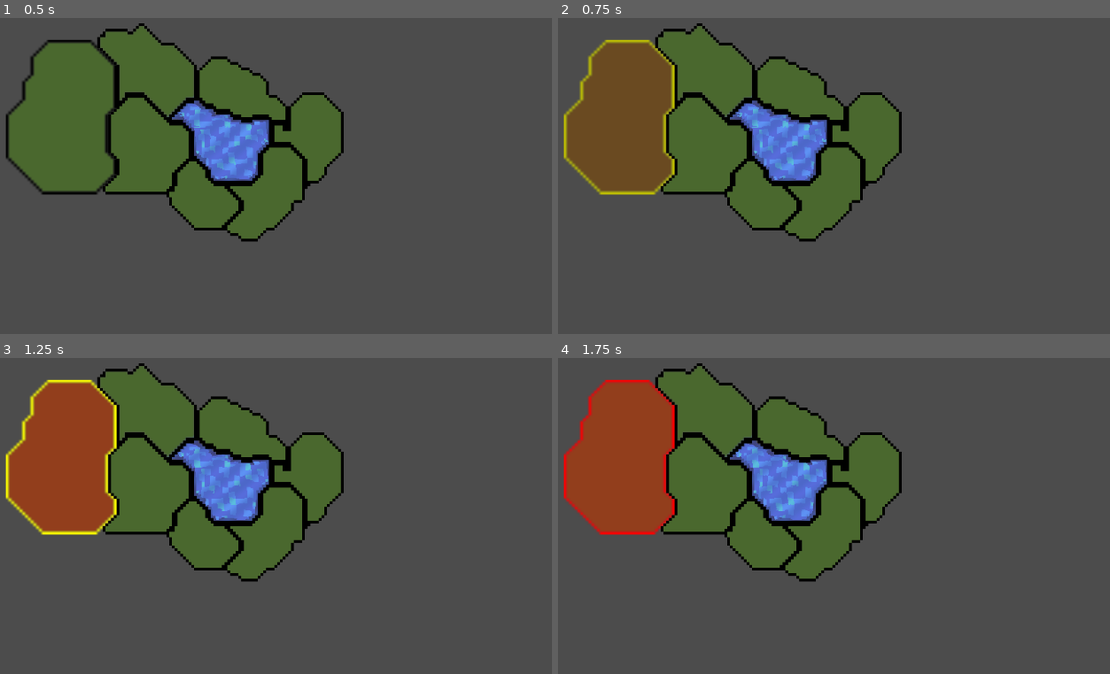
Above: before the commit, frames 1-4 (two rows, left to right).
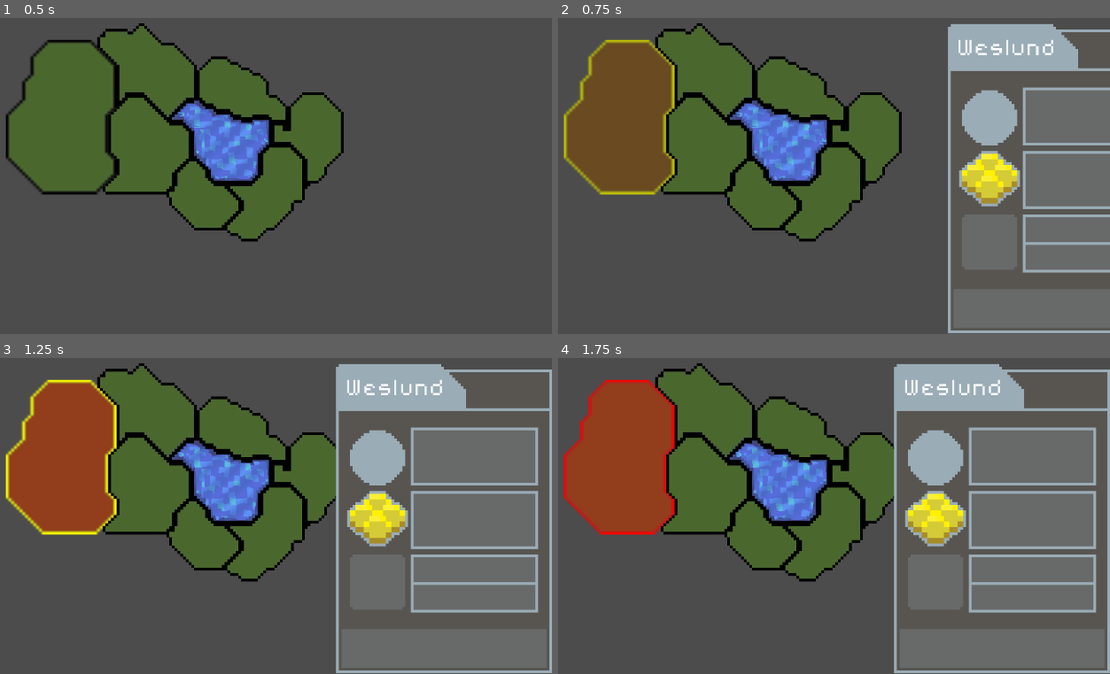
Above: after the commit, the same moments.

Repository: Raelr/StrategyGame
Game: Godot game, scene res://Scenes/World.tscn
Two runs of this game, one before a commit and one after it. Both use one fixed random seed, a clock stepped at 60 frames per second and the inputs below.
Inputs (mouse positions are in pixels of both pictures, inside the frame that each line leads up to):
- Up to frame 1 (0.5 s): no input
- Up to frame 2 (0.75 s): tap Enter at 0.5 s; move the mouse to (618, 115) at 0.52 s; press the mouse at (618, 115) at 0.53 s
- Up to frame 3 (1.25 s): right-click (60, 455) at 0.8 s
- Up to frame 4 (1.75 s): move the mouse to (922, 534) at 1.27 s; release the mouse at (922, 534) at 1.28 s; right-click (922, 534) at 1.35 s; click (922, 534) at 1.55 s

Frame 1 is identical in both runs. In frame 2, 21% of the frame differs, in the area x 70-100%, y 1-100%; in frame 3, 27%, in the area x 60-100%, y 1-100%; in frame 4, 27%.

Commit message:
Added code for opening the UI panel. Need to optimise code

Diff:
--- a/Scenes/World.tscn
+++ b/Scenes/World.tscn
@@ -222,6 +222,8 @@
 [node name="RegionPanel" parent="." instance=ExtResource( 25 )]
 position = Vector2( 666.998, 303.427 )
 visible_pos = Vector2( 588.241, 303.427 )
+invisible_pos = Vector2( 666.998, 303.427 )
+duration = 1.0
 
 [editable path="Water"]
 
--- a/Scripts/Region.gd
+++ b/Scripts/Region.gd
@@ -22,7 +22,7 @@
 				get_parent().populate_ui(region_name)
 				occupied_color = Color(1, 0, 0, 0.4)
 			elif Input.is_action_pressed("rmb"):
-				get_parent().set_ui_state(false)
+				get_parent().disable_region_ui()
 				occupied_color = Color(0, 0, 0, 0)
 
 func _process(delta):
--- a/Scripts/RegionPanel.gd
+++ b/Scripts/RegionPanel.gd
@@ -1,6 +1,35 @@
 extends Node2D
 
 export (Vector2) var visible_pos
+export (Vector2) var invisible_pos
+export (float) var duration
+var elapsed = 0.0
+var move = false
+var target_pos
+
+func _ready():
+	target_pos = invisible_pos
 
 func update_panel(regionName):
+	elapsed = 0.0
 	$NameText.text = regionName
+	target_pos = visible_pos
+	move = visible
+
+func deactivate_panel():
+	elapsed = 0.0
+	target_pos = invisible_pos
+	move = visible
+
+func _process(delta):
+	if move:
+		if elapsed < duration:
+			elapsed += delta
+			var fraction = elapsed / duration
+			global_position = global_position.linear_interpolate(target_pos, fraction)
+		else:
+			global_position = target_pos
+			move = false
+			elapsed = 0.0
+			if target_pos == invisible_pos:
+				visible = false
--- a/Scripts/WorldManager.gd
+++ b/Scripts/WorldManager.gd
@@ -3,6 +3,9 @@
 func set_ui_state(state):
 	$RegionPanel.visible = state
 
+func disable_region_ui():
+	$RegionPanel.deactivate_panel()
+
 func populate_ui(region_name):
+	set_ui_state(true)
 	$RegionPanel.update_panel(region_name)
-	set_ui_state(true)
